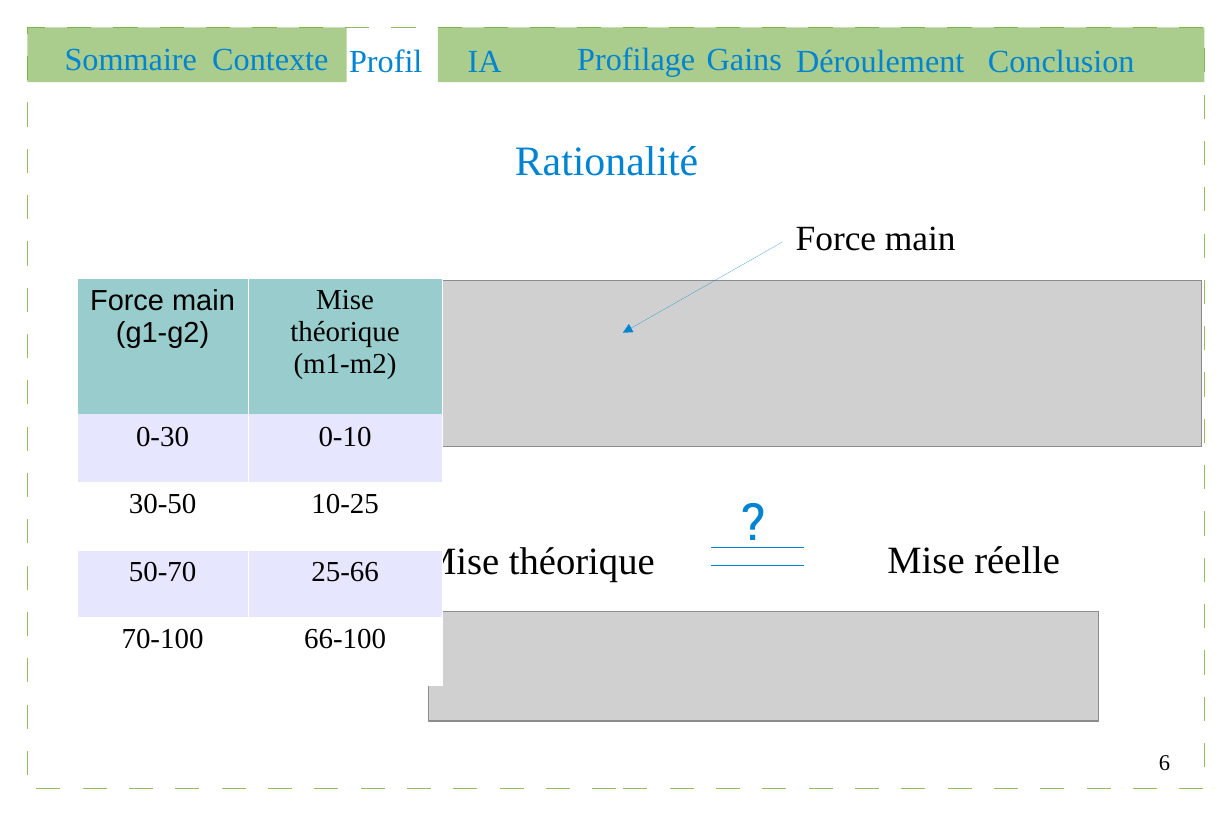
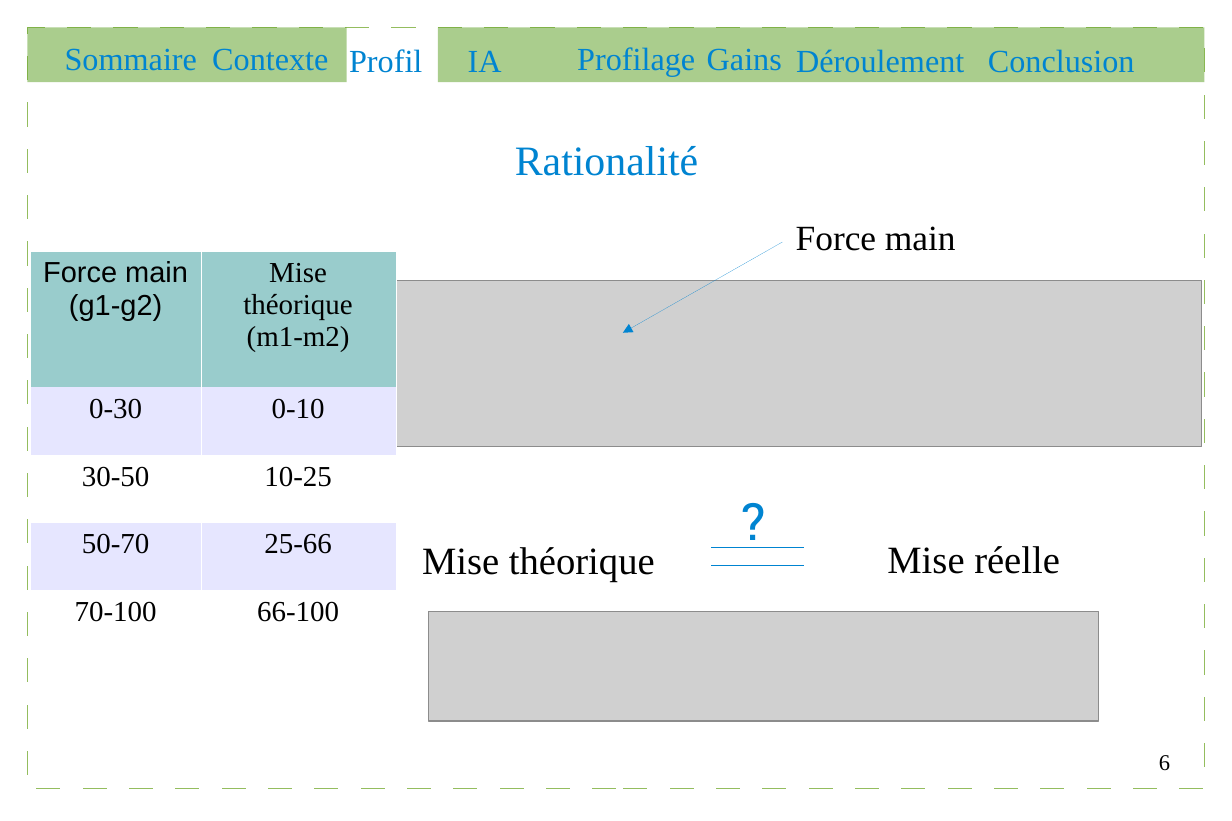
Before and after one commit to Gouga34/TERM1_Poker, a slide deck: slide 6 of Soutenance/presentation.odp. Drawn at 1232x821 pixels with LibreOffice and Linux fonts; fonts in the diff are those of the drawing; grey boxes stand for pictures. Boxes give left, top, right and bottom in pixels: in the first picture for what was removed or moved away, otherwise in the second. Text is boxed around its words. In the diff, an @@ line names an element or a change of style, - is before the commit and + after.

```diff
--- a/Soutenance/presentation.odp
+++ b/Soutenance/presentation.odp
@@ table: place and size @@
-table at [78,278,443,685]
+table at [30,250,395,657]
@@ picture: place and size @@
-picture at [363,280,1202,447]
+picture at [374,280,1202,447]
```
Also in this commit, not shown: 2 other slides changed.
